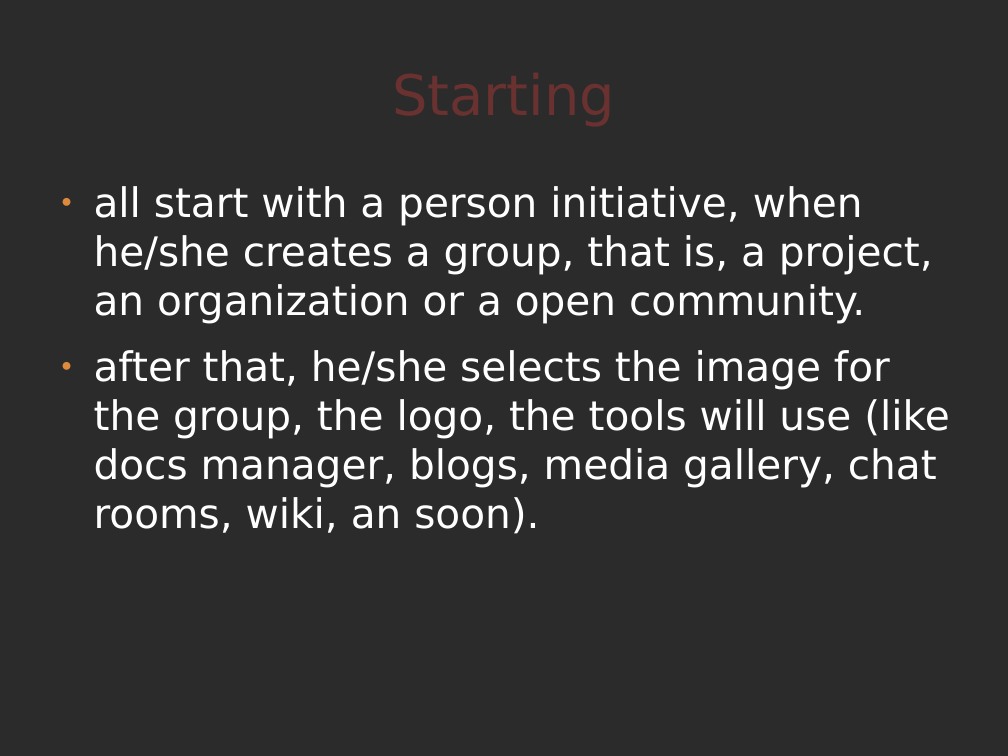
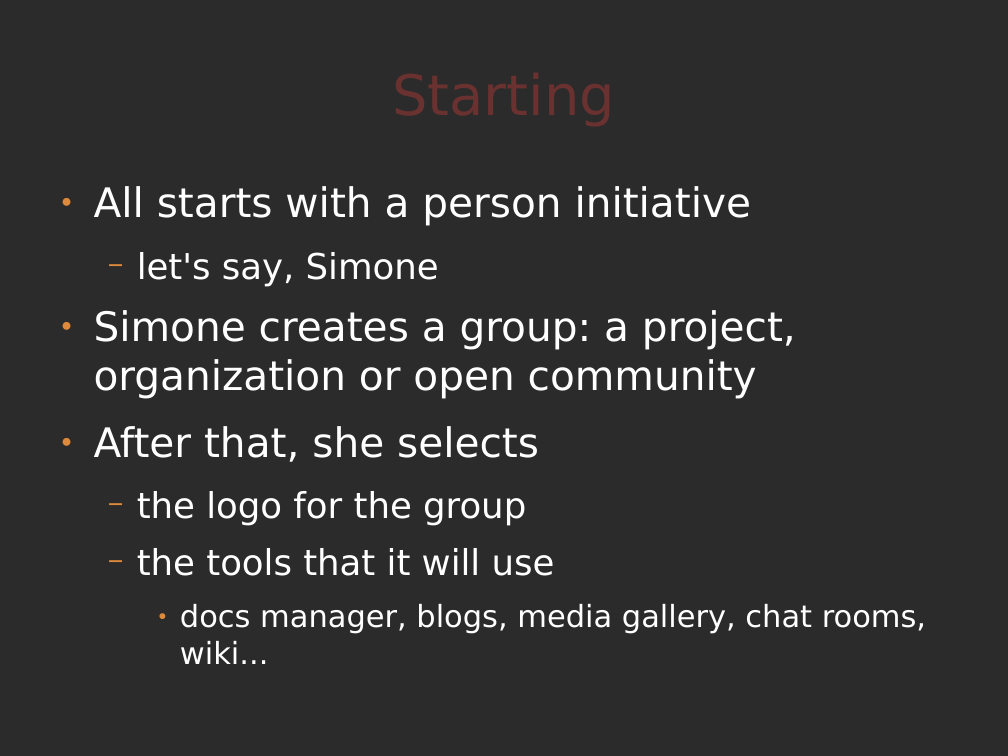
Before and after one commit to comunes/kune, a slide deck: slide 6 of doc/kune-dic-08.odp (slide 7 before the commit). Drawn at 1008x756 pixels with LibreOffice and Linux fonts; fonts in the diff are those of the drawing; background and template pictures are left out; a plain dark background stands for a picture behind light text. Boxes give left, top, right and bottom in pixels: in the first picture for what was removed or moved away, otherwise in the second. Text is boxed around its words. In the diff, an @@ line names an element or a change of style, - is before the commit and + after.

Commit message:
Kune presentation improved: translation, organization and design

```diff
--- a/doc/kune-dic-08.odp
+++ b/doc/kune-dic-08.odp
@@ text at box(94, 186, 926, 664): text changed @@
-● all start with a person initiative, when he/she creates a group, that is, a project, an organization or a open community.
-● after that, he/she selects the image for the group, the logo, the tools will use (like docs manager, blogs, media gallery, chat rooms, wiki, an soon).
+● All starts with a person initiative
+  − let's say, Simone
+● Simone creates a group: a project, organization or open community
+● After that, she selects
+  − the logo for the group
+  − the tools that it will use
+    ● docs manager, blogs, media gallery, chat rooms, wiki...
```
Also in this commit, not shown: 20 other slides changed, 1 slide removed.
